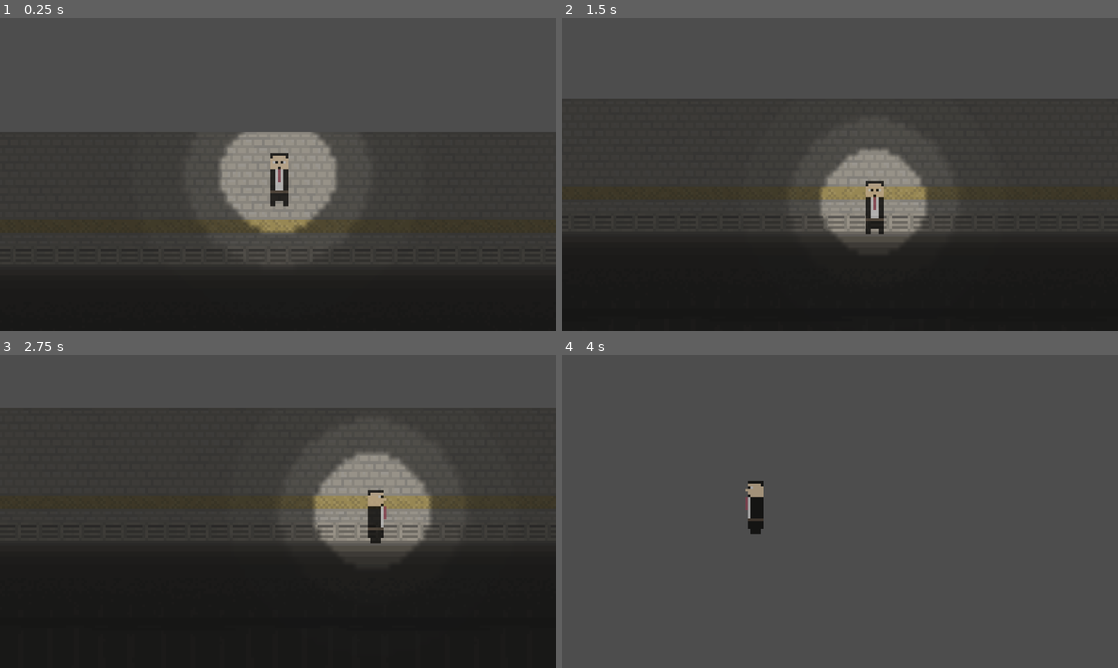
Above: before the commit, frames 1-4 (two rows, left to right).
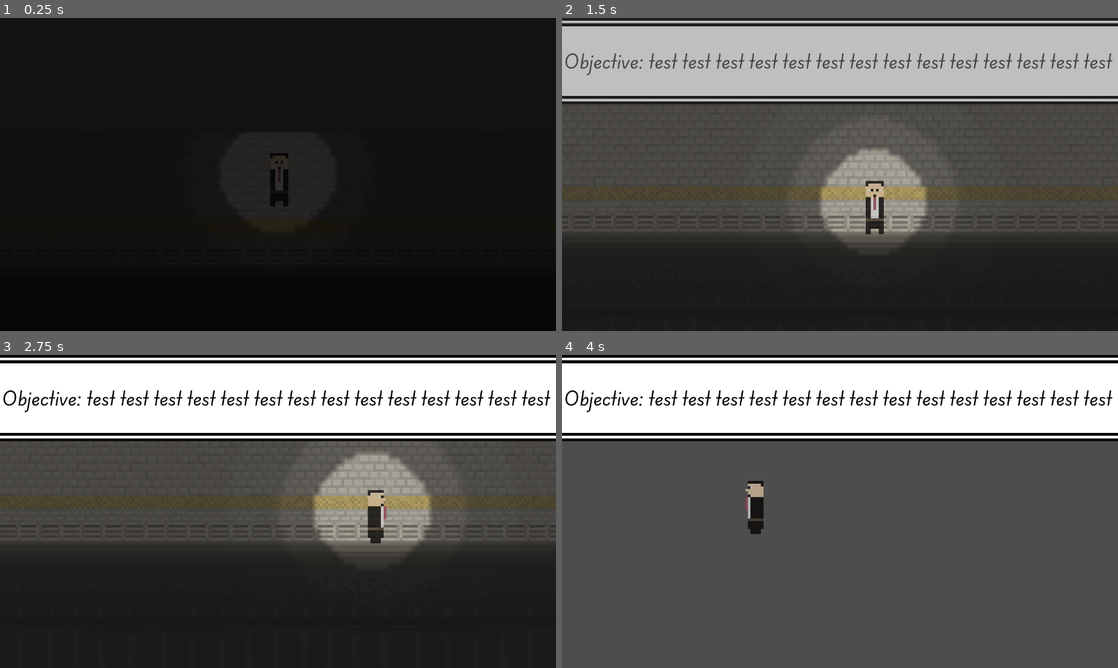
Above: after the commit, the same moments.

Repository: GrantHeath05/brackey-game-jam-2026_1
Game: Godot game, scene res://Scenes/main.tscn
Same seed, same stepped clock (60 frames per second), same inputs: the game is played once before the commit and once after it.
Inputs:
- Up to frame 1 (0.25 s): no input
- Up to frame 2 (1.5 s): hold D (Right) 0.53-1.28 s; hold Down (Down) from 1.28 s (still down)
- Up to frame 3 (2.75 s): release Down (Down) at 2.03 s; hold D (Right) from 2.03 s (still down)
- Up to frame 4 (4 s): release D (Right) at 2.78 s; hold W (Up) 2.78-3.53 s; hold Left (Left) from 3.53 s (still down)

The runs differ from the first frame. In frame 1, 82% of the frame differs, in the area x 0-100%, y 0-83%; in frame 2, 27%; in frame 3, 27%; in frame 4, 27%.

Commit message:
added  objective box
objective box is currently being called by gamemanager with hardcoded text

Diff:
--- a/Scenes/main.tscn
+++ b/Scenes/main.tscn
@@ -129,20 +129,27 @@
 
 [node name="main" type="Node2D"]
 script = ExtResource("1_kry3j")
-fade_rect_controller_path = NodePath("UI/UI_Root")
-video_player_path = NodePath("UI/UI_Root/VideoContainer/video_player")
+fade_rect_controller_path = NodePath("UI/Fade_&_Video_Player")
+video_player_path = NodePath("UI/Fade_&_Video_Player/VideoContainer/video_player")
+objective_box_path = NodePath("UI/Objective_Box/Objective_Container")
 
 [node name="CanvasModulate" type="CanvasModulate" parent="."]
 position = Vector2(114, -11)
-color = Color(0.23753911, 0.23753914, 0.23753911, 0.76862746)
+color = Color(0.32544088, 0.3254409, 0.32544076, 0.76862746)
 
 [node name="UI" parent="." instance=ExtResource("2_jjvhh")]
 
-[node name="UI_Root" parent="UI" index="0"]
-visible = false
+[node name="Fade_&_Video_Player" parent="UI" index="0"]
+z_index = 5
 
-[node name="video_player" parent="UI/UI_Root/VideoContainer" index="0"]
-texture_filter = 2
+[node name="Objective_Box" parent="UI" index="1"]
+z_index = 4
+layout_direction = 1
+anchors_preset = 5
+anchor_left = 0.5
+anchor_right = 0.5
+anchor_bottom = 0.0
+grow_vertical = 1
 
 [node name="TileMapLayers" type="Node2D" parent="."]
 
@@ -172,4 +179,5 @@
 flicker_interval = 0.15
 
 [editable path="UI"]
+[editable path="UI/Objective_Box"]
 [editable path="Player"]
--- /dev/null
+++ b/Scenes/objective_box.tscn
@@ -0,0 +1,116 @@
+[gd_scene load_steps=10 format=3 uid="uid://odm2axqfyw6h"]
+
+[ext_resource type="Texture2D" uid="uid://cnxyomge5wvhu" path="res://Sprites/objective_txt_box.png" id="1_88q0c"]
+[ext_resource type="Script" uid="uid://bdb6wt7cxdxk0" path="res://Scripts/objective_box.gd" id="1_kpw11"]
+[ext_resource type="FontFile" uid="uid://bnu1mrbpgri7a" path="res://fonts/PlaywriteNZBasic-Regular.ttf" id="2_aiqgg"]
+
+[sub_resource type="StyleBoxTexture" id="StyleBoxTexture_88q0c"]
+texture = ExtResource("1_88q0c")
+
+[sub_resource type="Animation" id="Animation_88q0c"]
+resource_name = "Hide_Objective_Panel"
+tracks/0/type = "value"
+tracks/0/imported = false
+tracks/0/enabled = true
+tracks/0/path = NodePath("Objective_Container:modulate")
+tracks/0/interp = 1
+tracks/0/loop_wrap = true
+tracks/0/keys = {
+"times": PackedFloat32Array(0.033333335, 0.8333333),
+"transitions": PackedFloat32Array(1, 1),
+"update": 0,
+"values": [Color(1, 1, 1, 1), Color(1, 1, 1, 0)]
+}
+
+[sub_resource type="Animation" id="Animation_aiqgg"]
+length = 0.001
+tracks/0/type = "value"
+tracks/0/imported = false
+tracks/0/enabled = true
+tracks/0/path = NodePath("Objective_Container:modulate")
+tracks/0/interp = 1
+tracks/0/loop_wrap = true
+tracks/0/keys = {
+"times": PackedFloat32Array(0),
+"transitions": PackedFloat32Array(1),
+"update": 0,
+"values": [Color(1, 1, 1, 1)]
+}
+
+[sub_resource type="Animation" id="Animation_3fg51"]
+resource_name = "Objective_Panel_Fader"
+tracks/0/type = "value"
+tracks/0/imported = false
+tracks/0/enabled = true
+tracks/0/path = NodePath("Objective_Container:modulate")
+tracks/0/interp = 1
+tracks/0/loop_wrap = true
+tracks/0/keys = {
+"times": PackedFloat32Array(0.033333335, 0.73333335),
+"transitions": PackedFloat32Array(1, 1),
+"update": 0,
+"values": [Color(1, 1, 1, 0), Color(1, 1, 1, 1)]
+}
+
+[sub_resource type="Animation" id="Animation_kpw11"]
+resource_name = "quick_hide"
+tracks/0/type = "value"
+tracks/0/imported = false
+tracks/0/enabled = true
+tracks/0/path = NodePath("Objective_Container:modulate")
+tracks/0/interp = 1
+tracks/0/loop_wrap = true
+tracks/0/keys = {
+"times": PackedFloat32Array(0.06666667),
+"transitions": PackedFloat32Array(1),
+"update": 0,
+"values": [Color(1, 1, 1, 0)]
+}
+
+[sub_resource type="AnimationLibrary" id="AnimationLibrary_vrq2x"]
+_data = {
+&"Hide_Objective_Panel": SubResource("Animation_88q0c"),
+&"RESET": SubResource("Animation_aiqgg"),
+&"Show_Objective_Panel": SubResource("Animation_3fg51"),
+&"quick_hide": SubResource("Animation_kpw11")
+}
+
+[node name="Objective_Box" type="Control"]
+layout_mode = 3
+anchors_preset = 15
+anchor_right = 1.0
+anchor_bottom = 1.0
+grow_horizontal = 2
+grow_vertical = 2
+
+[node name="Objective_Container" type="PanelContainer" parent="."]
+custom_minimum_size = Vector2(200, 60)
+layout_direction = 1
+layout_mode = 1
+anchors_preset = 5
+anchor_left = 0.5
+anchor_right = 0.5
+offset_left = -104.5
+offset_right = 104.5
+offset_bottom = 93.0
+grow_horizontal = 2
+theme_override_styles/panel = SubResource("StyleBoxTexture_88q0c")
+script = ExtResource("1_kpw11")
+
+[node name="AnimationPlayer" type="AnimationPlayer" parent="Objective_Container"]
+root_node = NodePath("../..")
+libraries = {
+&"": SubResource("AnimationLibrary_vrq2x")
+}
+
+[node name="Label" type="Label" parent="Objective_Container"]
+layout_mode = 2
+theme_override_colors/font_color = Color(0, 0, 0, 1)
+theme_override_fonts/font = ExtResource("2_aiqgg")
+theme_override_font_sizes/font_size = 56
+horizontal_alignment = 1
+vertical_alignment = 1
+autowrap_trim_flags = 0
+justification_flags = 160
+text_direction = 1
+language = "English"
--- a/Scenes/ui.tscn
+++ b/Scenes/ui.tscn
@@ -1,14 +1,15 @@
-[gd_scene load_steps=7 format=3 uid="uid://brvmxklahrka5"]
+[gd_scene load_steps=8 format=3 uid="uid://brvmxklahrka5"]
 
 [ext_resource type="Script" uid="uid://f0if1qvo7aqy" path="res://Scripts/fade_controls.gd" id="1_qdvrb"]
 [ext_resource type="Script" uid="uid://ut870ecfnuyb" path="res://Scripts/cutscene-renderer.gd" id="2_nf4gj"]
+[ext_resource type="PackedScene" uid="uid://odm2axqfyw6h" path="res://Scenes/objective_box.tscn" id="3_nf4gj"]
 
 [sub_resource type="Animation" id="Animation_6bp64"]
 length = 0.001
 tracks/0/type = "value"
 tracks/0/imported = false
 tracks/0/enabled = true
-tracks/0/path = NodePath("UI/UI_Root/FadeRect:color")
+tracks/0/path = NodePath("UI/Fade_&_Video_Player/FadeRect:color")
 tracks/0/interp = 1
 tracks/0/loop_wrap = true
 tracks/0/keys = {
@@ -23,7 +24,7 @@
 tracks/0/type = "value"
 tracks/0/imported = false
 tracks/0/enabled = true
-tracks/0/path = NodePath("UI/UI_Root/FadeRect:color")
+tracks/0/path = NodePath("UI/Fade_&_Video_Player/FadeRect:color")
 tracks/0/interp = 1
 tracks/0/loop_wrap = true
 tracks/0/keys = {
@@ -38,7 +39,7 @@
 tracks/0/type = "value"
 tracks/0/imported = false
 tracks/0/enabled = true
-tracks/0/path = NodePath("UI/UI_Root/FadeRect:color")
+tracks/0/path = NodePath("UI/Fade_&_Video_Player/FadeRect:color")
 tracks/0/interp = 1
 tracks/0/loop_wrap = true
 tracks/0/keys = {
@@ -58,7 +59,7 @@
 [node name="UI" type="CanvasLayer"]
 layer = 5
 
-[node name="UI_Root" type="Control" parent="."]
+[node name="Fade_&_Video_Player" type="Control" parent="."]
 layout_direction = 2
 layout_mode = 3
 anchors_preset = 15
@@ -68,13 +69,13 @@
 grow_vertical = 2
 script = ExtResource("1_qdvrb")
 
-[node name="Fade_to_Black" type="AnimationPlayer" parent="UI_Root"]
+[node name="Fade_to_Black" type="AnimationPlayer" parent="Fade_&_Video_Player"]
 root_node = NodePath("../../..")
 libraries = {
 &"": SubResource("AnimationLibrary_ynf5e")
 }
 
-[node name="FadeRect" type="ColorRect" parent="UI_Root"]
+[node name="FadeRect" type="ColorRect" parent="Fade_&_Video_Player"]
 layout_mode = 1
 anchors_preset = 15
 anchor_right = 1.0
@@ -83,7 +84,7 @@
 grow_vertical = 2
 color = Color(0, 0, 0, 1)
 
-[node name="VideoContainer" type="Control" parent="UI_Root"]
+[node name="VideoContainer" type="Control" parent="Fade_&_Video_Player"]
 layout_mode = 1
 anchors_preset = 15
 anchor_right = 1.0
@@ -91,7 +92,7 @@
 grow_horizontal = 2
 grow_vertical = 2
 
-[node name="video_player" type="VideoStreamPlayer" parent="UI_Root/VideoContainer"]
+[node name="video_player" type="VideoStreamPlayer" parent="Fade_&_Video_Player/VideoContainer"]
 layout_mode = 1
 anchors_preset = 15
 anchor_right = 1.0
@@ -100,3 +101,5 @@
 grow_vertical = 2
 expand = true
 script = ExtResource("2_nf4gj")
+
+[node name="Objective_Box" parent="." instance=ExtResource("3_nf4gj")]
--- a/Scripts/game_manager.gd
+++ b/Scripts/game_manager.gd
@@ -4,18 +4,28 @@
 
 @export var fade_rect_controller_path: NodePath
 @export var video_player_path: NodePath
+@export var objective_box_path: NodePath
+
+var objective_box
 var fade_rect_controller
 var scene_player
 var in_cutscene: bool = false
 
 func _ready() -> void:
-	save_fade_rect_controller_node()
-	save_scene_player()
+	save_all_nodes()
+
 	hide_video()
 	fade_from_black()
 	await fade_from_black()
 
-	play_video("godot_ogg_test")
+	# await play_video("godot_ogg_test")
+
+	append_objective("test test test test test test test test test test test test test test ")
+
+func save_all_nodes()->void:
+	save_fade_rect_controller_node()
+	save_scene_player()
+	save_objective_box()
 
 # input file name as a parameter. function just runs sceneplayer.play_cutscene, handles errors here thogh
 func play_video(filename: String)->void:
@@ -58,6 +68,9 @@
 func save_scene_player ()-> void:
 	scene_player = get_node_or_null(video_player_path)
 
+func save_objective_box ()-> void:
+	objective_box = get_node_or_null(objective_box_path)
+
 func hide_video ()->void:
 	scene_player.stop()
 	scene_player.visible = false
@@ -71,3 +84,10 @@
 
 func get_cutscene_flag()->bool:
 	return in_cutscene
+
+func append_objective(text: String)->void:
+	if objective_box:
+		objective_box.append_text(text)
+		objective_box.show_box()
+	else:
+		print_debug("WARN: Objective Box was not found")
--- /dev/null
+++ b/Scripts/objective_box.gd
@@ -0,0 +1,101 @@
+extends PanelContainer
+
+@onready var label := $Label
+@onready var anim := $AnimationPlayer
+
+var size_preset := "large"
+
+var ui_presets := {
+	"small": {
+		"height_percent": 0.08,
+		"font_percent": 0.015
+	},
+	"medium": {
+		"height_percent": 0.10,
+		"font_percent": 0.020
+	},
+	"large": {
+		"height_percent": 0.12,
+		"font_percent": 0.030
+	},
+	"extra_large": {
+		"height_percent": 0.14,
+		"font_percent": 0.040
+	}
+}
+
+func _ready():
+	apply_preset(size_preset)
+	quick_hide_box()
+
+
+# ---------------------------------------------------------
+# TEXT
+# ---------------------------------------------------------
+
+func set_text(new_text: String):
+	# Add lines above and below + spaces before and after text
+	var line := "    "
+	label.text = line + "\n  " + new_text + "  \n" + line
+	_resize_width()
+
+func append_text(extra: String):
+	var line := "    "
+	label.text = line + "\n  Objective: " + extra + "  \n" + line
+	_resize_width()
+
+
+# ---------------------------------------------------------
+# ANIMATIONS
+# ---------------------------------------------------------
+
+func show_box():
+	visible = true
+	anim.play("Show_Objective_Panel")
+
+func hide_box():
+	anim.play("Hide_Objective_Panel")
+
+func quick_hide_box():
+	anim.play("quick_hide")
+
+
+# ---------------------------------------------------------
+# APPLY PRESET
+# ---------------------------------------------------------
+
+func apply_preset(preset_type: String):
+	if not ui_presets.has(preset_type):
+		push_warning("Unknown UI preset: %s" % preset_type)
+		return
+
+	size_preset = preset_type
+	var preset = ui_presets[preset_type]
+
+	var screen := get_viewport_rect().size
+
+	# Set height only
+	var h: float = screen.y * preset["height_percent"]
+	custom_minimum_size.y = h
+
+	# Set font size
+	var font_size: int = int(screen.x * preset["font_percent"])
+	label.add_theme_font_size_override("font_size", font_size)
+
+	_resize_width()
+
+
+# ---------------------------------------------------------
+# AUTO-EXPAND WIDTH BASED ON TEXT
+# ---------------------------------------------------------
+
+func _resize_width():
+	await get_tree().process_frame
+
+	var text_width = label.get_minimum_size().x
+	var padding = get_theme_stylebox("panel").get_minimum_size().x
+
+	# Add extra breathing room + your requested 50 units
+	var extra = 50.0
+
+	custom_minimum_size.x = text_width + padding + extra
Not shown, added: Scripts/objective_box.gd.uid
Binary file added: Sprites/objective_txt_box.png
Not shown, added: Sprites/objective_txt_box.png.import
Binary file added: fonts/PlaywriteNZBasic-ExtraLight.ttf
Not shown, added: fonts/PlaywriteNZBasic-ExtraLight.ttf.import
Binary file added: fonts/PlaywriteNZBasic-Light.ttf
Not shown, added: fonts/PlaywriteNZBasic-Light.ttf.import
Binary file added: fonts/PlaywriteNZBasic-Regular.ttf
Not shown, added: fonts/PlaywriteNZBasic-Regular.ttf.import
Binary file added: fonts/PlaywriteNZBasic-Thin.ttf
Not shown, added: fonts/PlaywriteNZBasic-Thin.ttf.import
